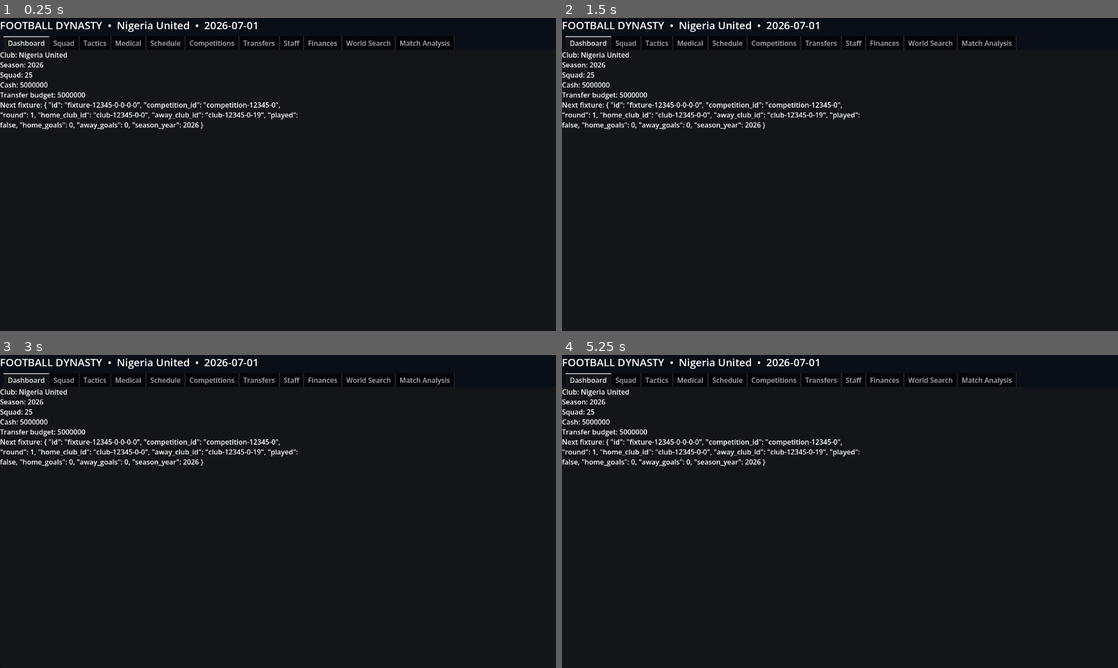
Above: before the commit, frames 1-4 (two rows, left to right).
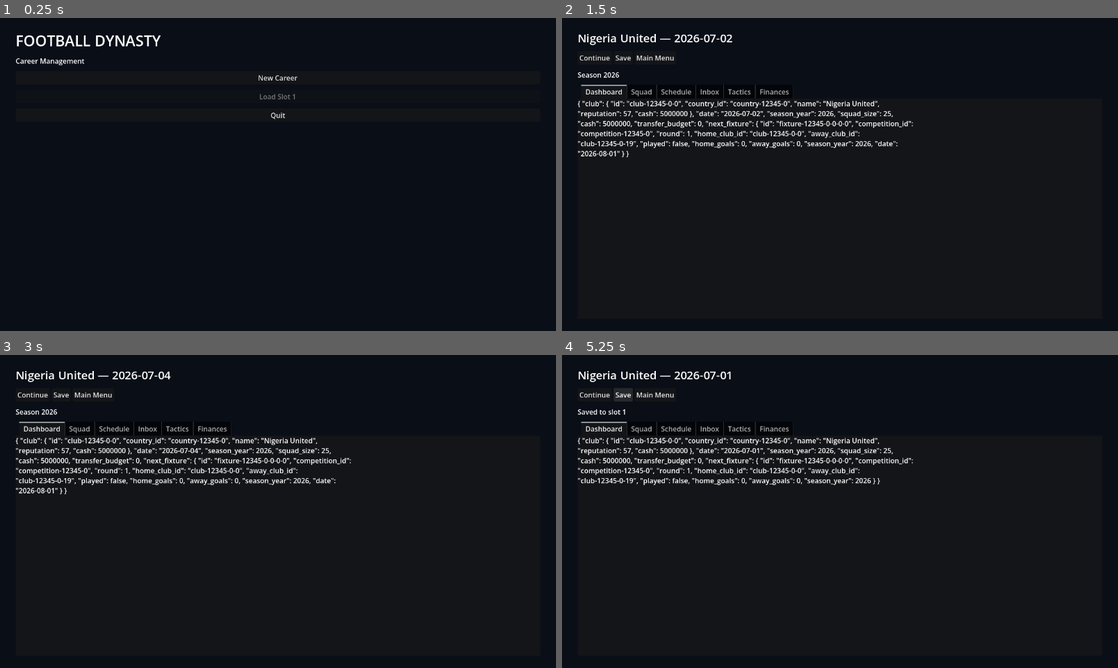
Above: after the commit, the same moments.

Repository: eghosa001/football-manager
Game: Godot game, scene res://game/scenes/career_app.tscn
The game is run twice, just before and just after one commit, with the same random seed, the same clock (stepped at 60 frames per second) and the same inputs. Before the commit the project starts from res://game/scenes/main.tscn.
Inputs (mouse positions are in pixels of both pictures, inside the frame that each line leads up to):
- Up to frame 1 (0.25 s): no input
- Up to frame 2 (1.5 s): click (840, 77) at 0.5 s, where only the run after the commit has a clickable "New Career"; click (595, 58) at 1.25 s, where only the run after the commit has a clickable "Continue"
- Up to frame 3 (3 s): click (33, 395) at 2 s, where only the run after the commit has a clickable "Continue"; click (33, 395) at 2.75 s, where only the run after the commit has a clickable "Continue"
- Up to frame 4 (5.25 s): click (656, 395) at 3.5 s, where only the run after the commit has a clickable "Main Menu"; click (840, 414) at 4.25 s, where only the run after the commit has a clickable "New Career"; click (623, 395) at 5 s, where only the run after the commit has a clickable "Save"

The runs differ from the first frame. In frame 1, 3.6% of the frame differs, in the area x 0-82%, y 1-36%; in frame 2, 5.6%; in frame 3, 5.6%, in the area x 0-82%, y 1-45%; in frame 4, 5.5%.

Commit message:
Boot into interactive career shell

Diff:
--- a/project.godot
+++ b/project.godot
@@ -1,11 +1,11 @@
 ; Engine configuration file.
-; Football Dynasty — release candidate
+; Football Dynasty — production career shell
 config_version=5
 
 [application]
 config/name="Football Dynasty"
-config/version="1.0.0-rc1"
-run/main_scene="res://game/scenes/main.tscn"
+config/version="1.0.0-rc2-dev"
+run/main_scene="res://game/scenes/career_app.tscn"
 config/features=PackedStringArray("4.7")
 
 [display]
